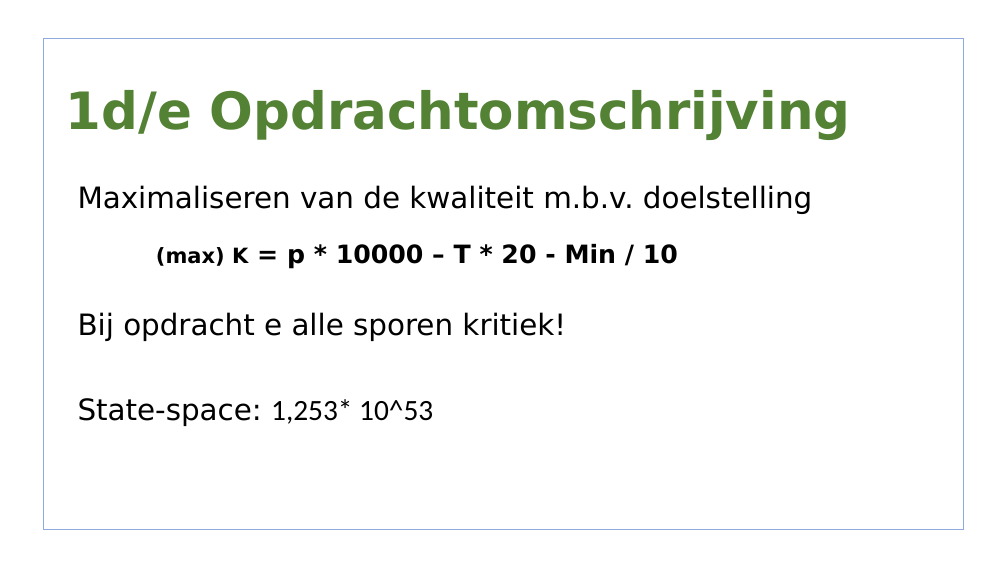
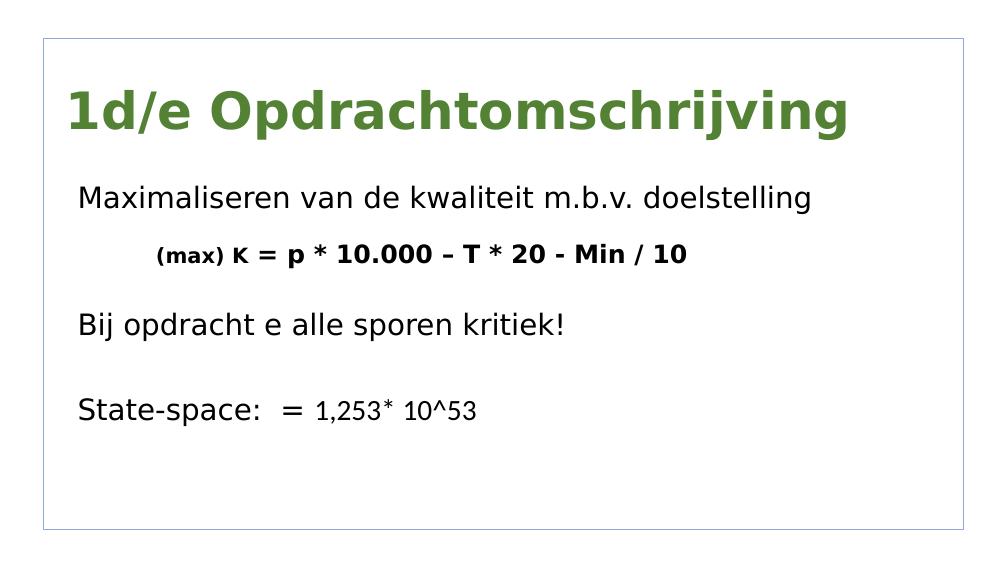
Before and after one commit to lisa259/RailNL, a slide deck: slide 6 of presentaties/Presentation 4.odp. Drawn at 1008x567 pixels with LibreOffice and Linux fonts; fonts in the diff are those of the drawing; background and template pictures are left out. Boxes give left, top, right and bottom in pixels: in the first picture for what was removed or moved away, otherwise in the second. Text is boxed around its words. In the diff, an @@ line names an element or a change of style, - is before the commit and + after.

```diff
--- a/presentaties/Presentation 4.odp
+++ b/presentaties/Presentation 4.odp
@@ text at [156,244,687,269]: text changed @@
-(max) K = p * 10000 – T * 20 - Min / 10
+(max) K = p * 10.000 – T * 20 - Min / 10
@@ text at [78,398,477,426]: text changed @@
-• State-space: 1,253* 10^53
+• State-space: = 1,253* 10^53
```
Also in this commit, not shown: 12 other slides changed.
